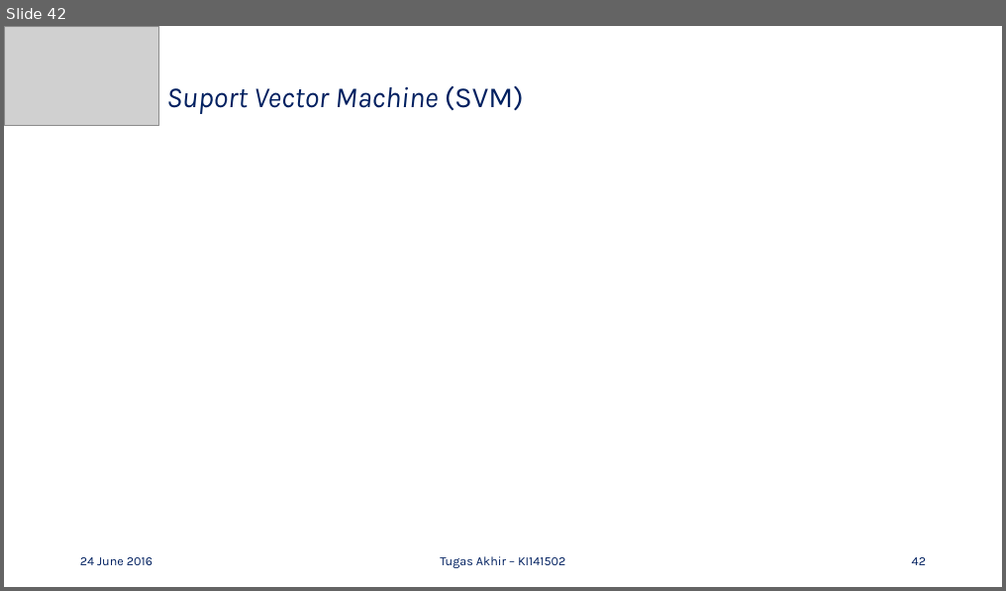
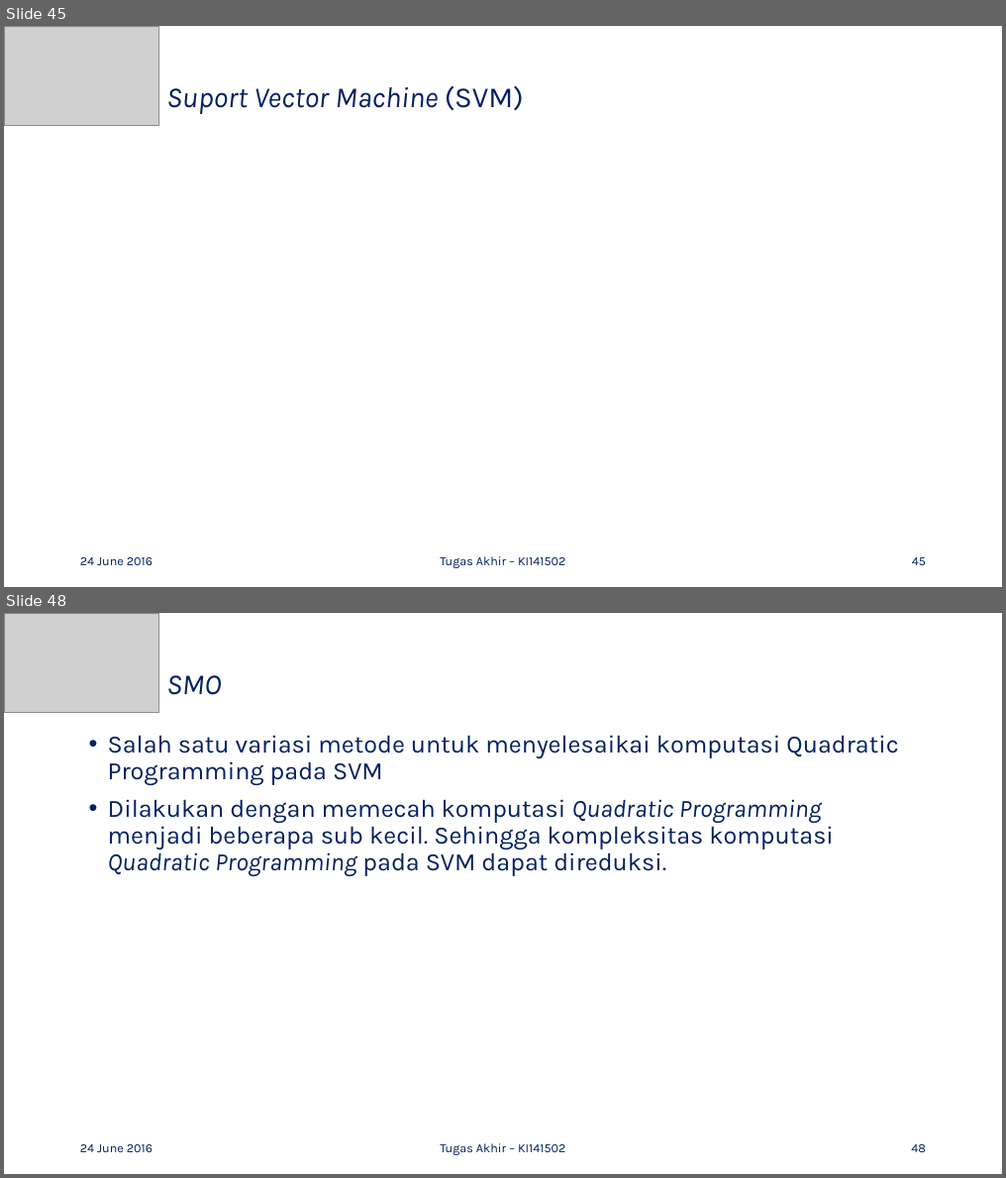
Before and after one commit to mustofa27/tugasAkhir, a slide deck: Bismillah Buku TA/Presentasi-TA_Ahmad-Mustofa_5112100100.pptx. Shown one above the other, each under a label of ours: slide 42 before the commit, slides 45 and 48 after it; the slides between them are not shown. The pictures are 1006x591 and 1006x1178 pixels, drawn with LibreOffice and Linux fonts; fonts in the diff are those of the drawing; grey boxes stand for pictures. Boxes give left, top, right and bottom in pixels: in the first picture for what was removed or moved away, otherwise in the second. Text is boxed around its words. In the diff, an @@ line names an element or a change of style, - is before the commit and + after.

```diff
--- a/Bismillah Buku TA/Presentasi-TA_Ahmad-Mustofa_5112100100.pptx
+++ b/Bismillah Buku TA/Presentasi-TA_Ahmad-Mustofa_5112100100.pptx
@@ slide 48 added at [4, 613, 1002, 1174], background #FFFFFF @@
@@ picture added at [4, 613, 159, 713] @@
@@ title added at [166, 675, 221, 695], 28 pt, text #002060, italic @@
+SMO
@@ text added at [108, 735, 898, 876], 24 pt, text #002060 @@
+• Salah satu variasi metode untuk menyelesaikai komputasi Quadratic Programming pada SVM
+• Dilakukan dengan memecah komputasi Quadratic Programming menjadi beberapa sub kecil. Sehingga kompleksitas komputasi Quadratic Programming pada SVM dapat direduksi.
@@ text added at [80, 1145, 152, 1153], 12 pt, text #002060 @@
+24 June 2016
@@ text added at [440, 1144, 565, 1156], 12 pt, text #002060 @@
+Tugas Akhir – KI141502
@@ page number added at [911, 1145, 926, 1153], 12 pt, text #002060 @@
+48
@@ what was slide 42 is now slide 45 @@
@@ page number at [912, 558, 926, 566]: text changed @@
-42
+45
```
Also in this commit, not shown: 5 slides changed, 4 other slides added, 1 other file.
